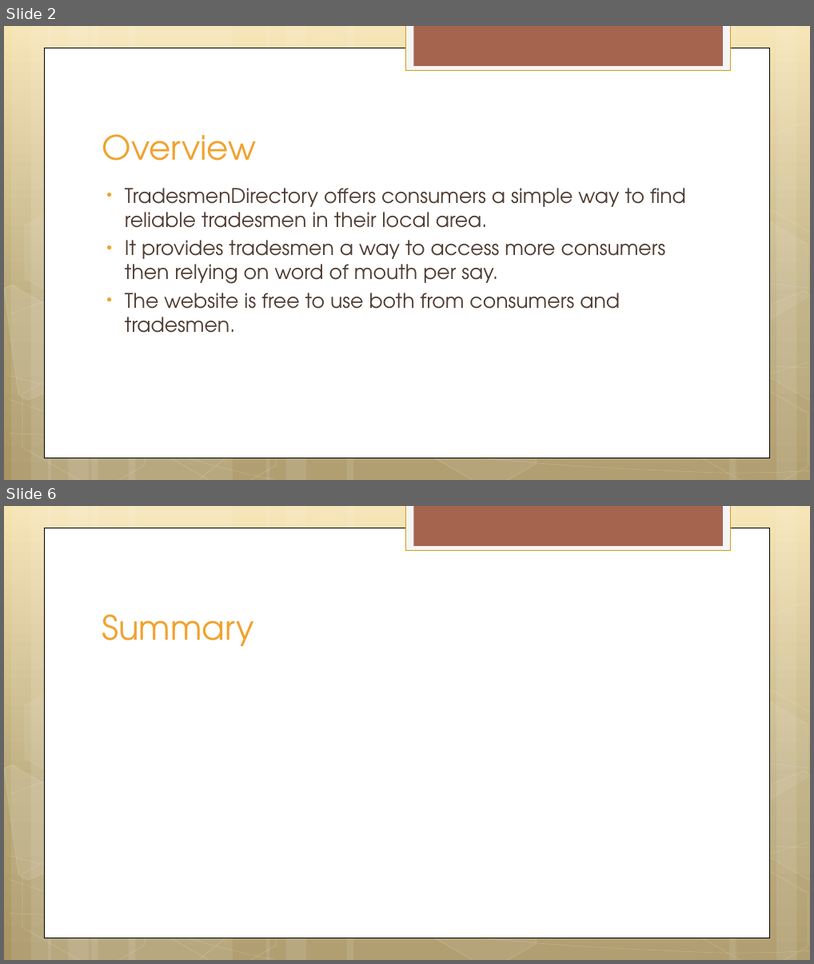
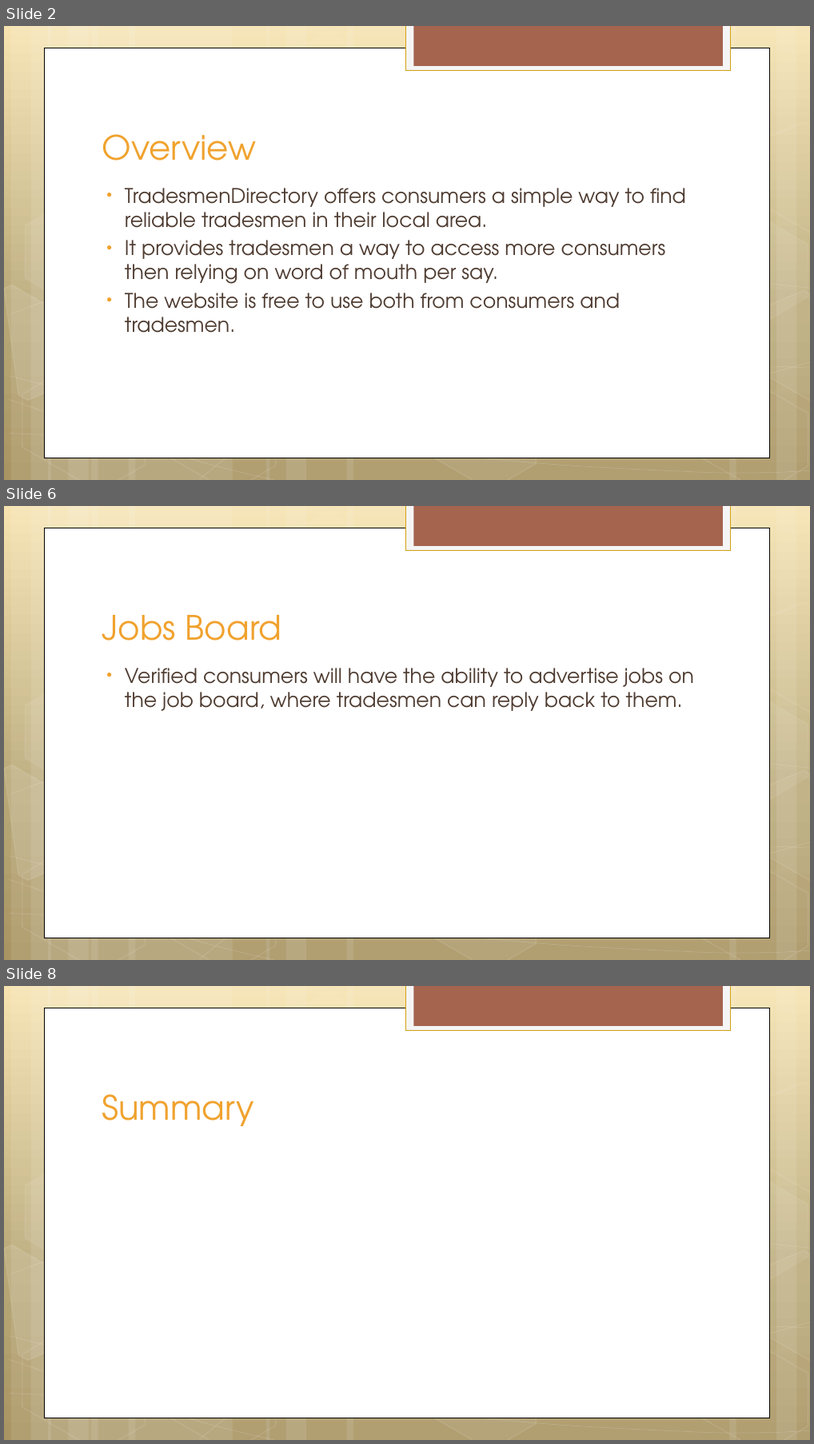
Before and after one commit to MehreenMalik/TradesmenDirectory, a slide deck: TradesmenDirectory.pptx. Shown one above the other, each under a label of ours: slides 2 and 6 before the commit, slides 2, 6 and 8 after it; the slides between them are not shown. The pictures are 814x964 and 814x1444 pixels, drawn with LibreOffice and Linux fonts; fonts in the diff are those of the drawing. Boxes give left, top, right and bottom in pixels: in the first picture for what was removed or moved away, otherwise in the second. Text is boxed around its words. In the diff, an @@ line names an element or a change of style, - is before the commit and + after.

Commit message:
Added in a user profile screenshot and some text.

```diff
--- a/TradesmenDirectory.pptx
+++ b/TradesmenDirectory.pptx
@@ slide 6 added at bbox=[4, 506, 810, 960], background gradient #F6E4B0 to #BAA878 to #A99764; not listed: 30 template elements that a slide beside it also shows @@
@@ title added at bbox=[102, 615, 282, 640], 40 pt, text #F0A22E @@
+Jobs Board
@@ text added at bbox=[125, 668, 694, 711], 24 pt, text #4E3B30 @@
+• Verified consumers will have the ability to advertise jobs on the job board, where tradesmen can reply back to them.
@@ what was slide 6 is now slide 8 @@
```
Also in this commit, not shown: 1 slide changed, 3 other slides added, 2 slides removed.
